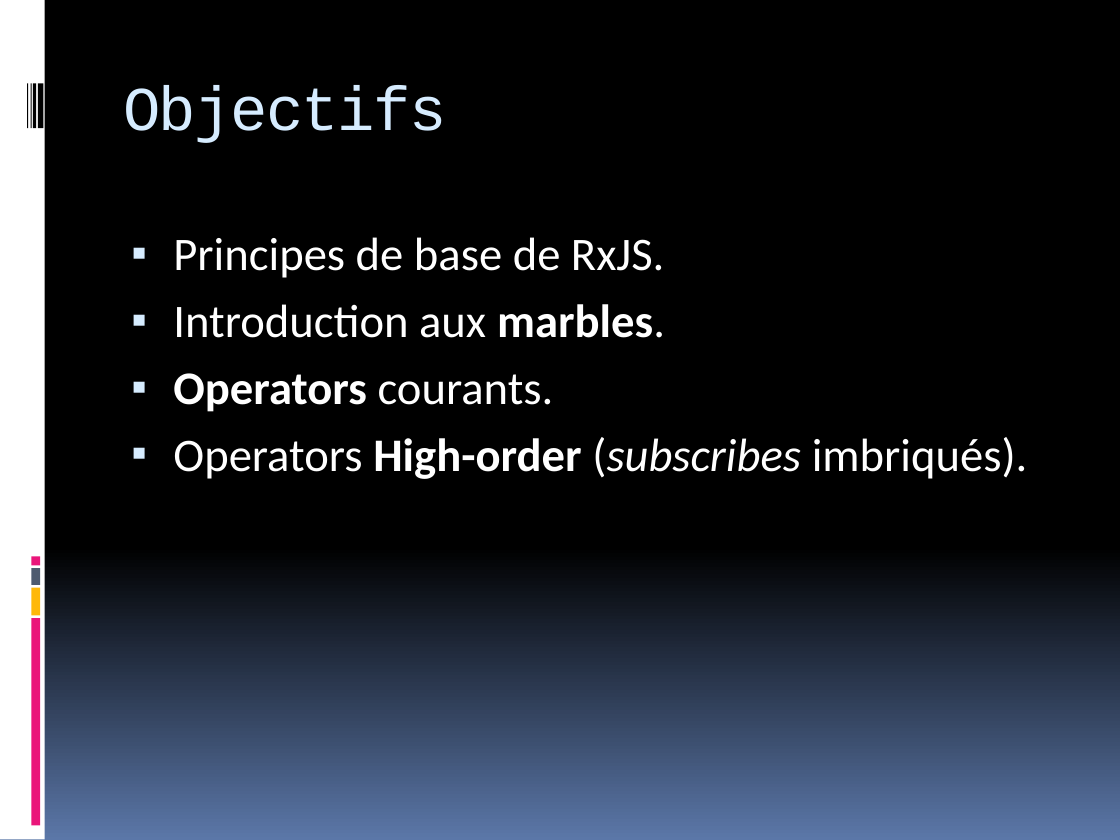
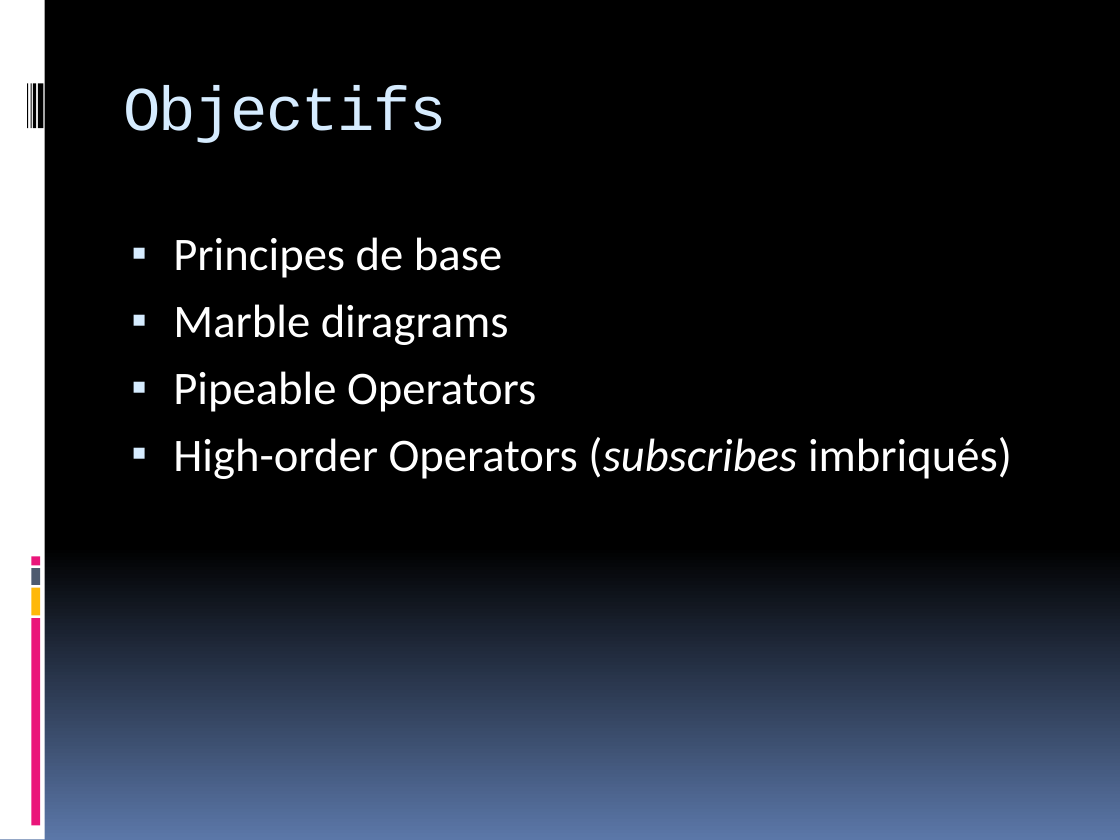
Before and after one commit to plip-plop/rxjsproject, a slide deck: slide 2 of RxJS_MARBLE_ET_OPERATOR.pptx. Drawn at 1120x840 pixels with LibreOffice and Linux fonts; fonts in the diff are those of the drawing. Boxes give left, top, right and bottom in pixels: in the first picture for what was removed or moved away, otherwise in the second. Text is boxed around its words. In the diff, an @@ line names an element or a change of style, - is before the commit and + after.

```diff
--- a/RxJS_MARBLE_ET_OPERATOR.pptx
+++ b/RxJS_MARBLE_ET_OPERATOR.pptx
@@ text at (173,237,1012,479): text changed @@
-▪ Principes de base de RxJS.
-▪ Introduction aux marbles.
-▪ Operators courants.
-▪ Operators High-order (subscribes imbriqués).
+▪ Principes de base
+▪ Marble diragrams
+▪ Pipeable Operators
+▪ High-order Operators (subscribes imbriqués)
```
Also in this commit, not shown: 12 other slides changed, 1 other file.
